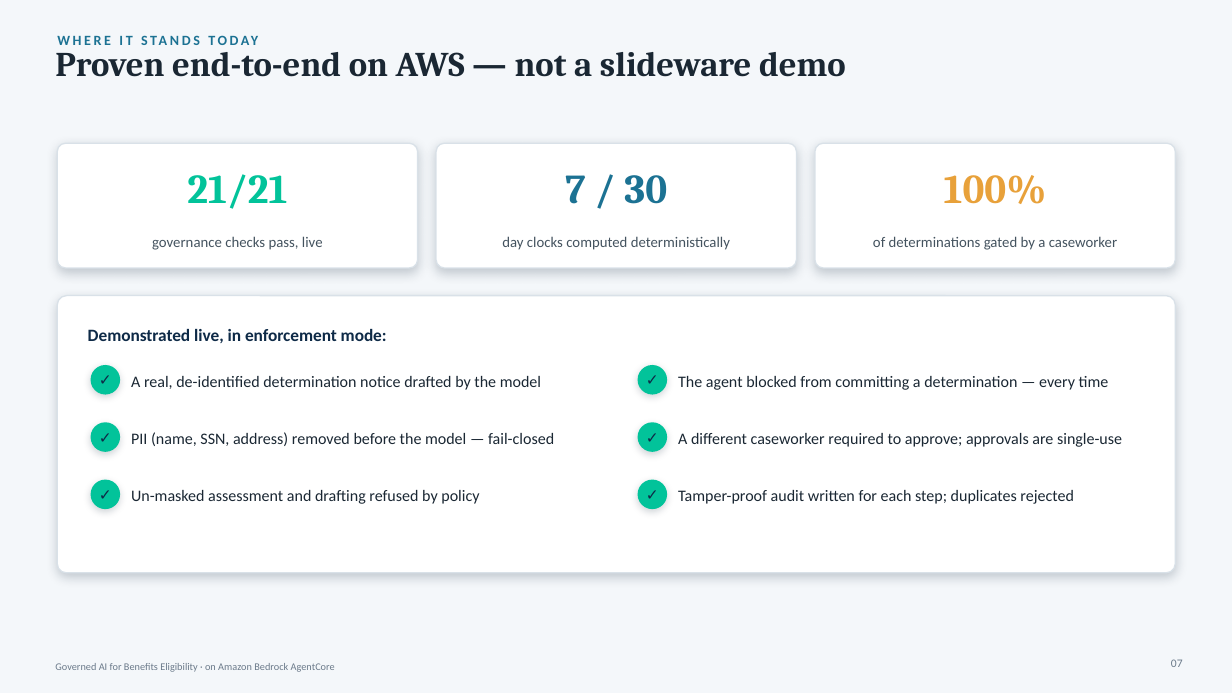
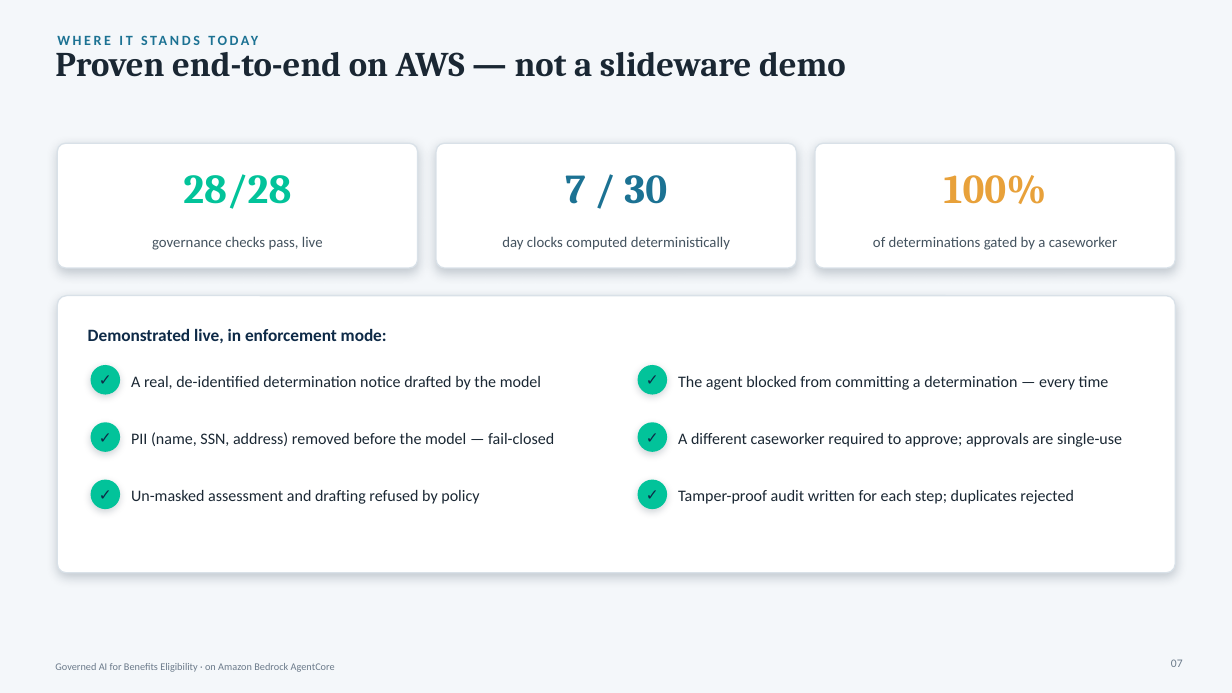
Before and after one commit to virtualryder/benefits_eligibility_agent, a slide deck: slide 7 of docs/Benefits-AgentCore-Customer.pptx. Drawn at 1232x693 pixels with LibreOffice and Linux fonts; fonts in the diff are those of the drawing. Boxes give left, top, right and bottom in pixels: in the first picture for what was removed or moved away, otherwise in the second. Text is boxed around its words. In the diff, an @@ line names an element or a change of style, - is before the commit and + after.

```diff
--- a/docs/Benefits-AgentCore-Customer.pptx
+++ b/docs/Benefits-AgentCore-Customer.pptx
@@ text at bbox=[183, 174, 291, 209]: text changed @@
-21/21
+28/28
```
Also in this commit, not shown: 1 other slide changed, 8 other files.
